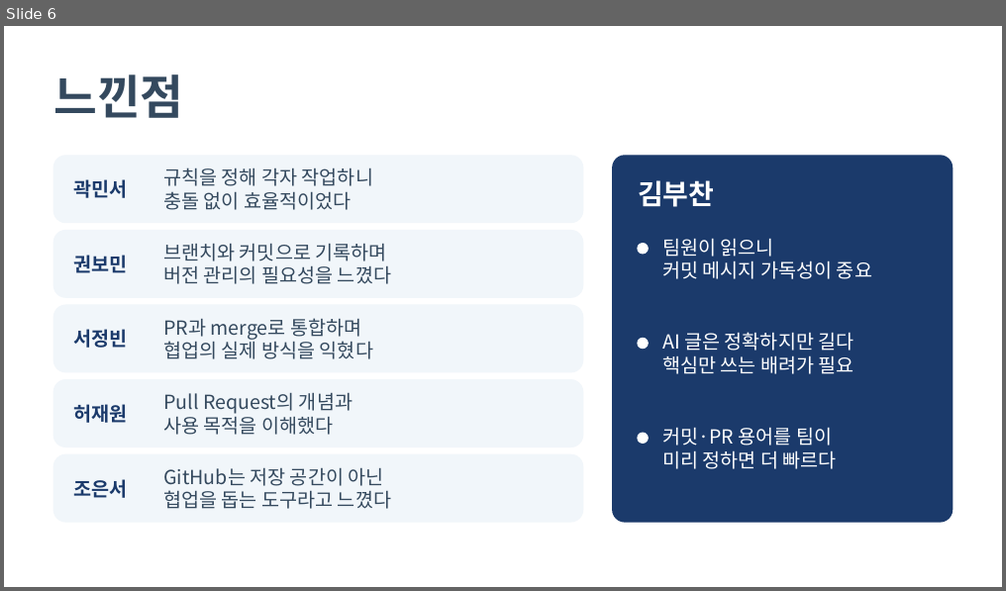
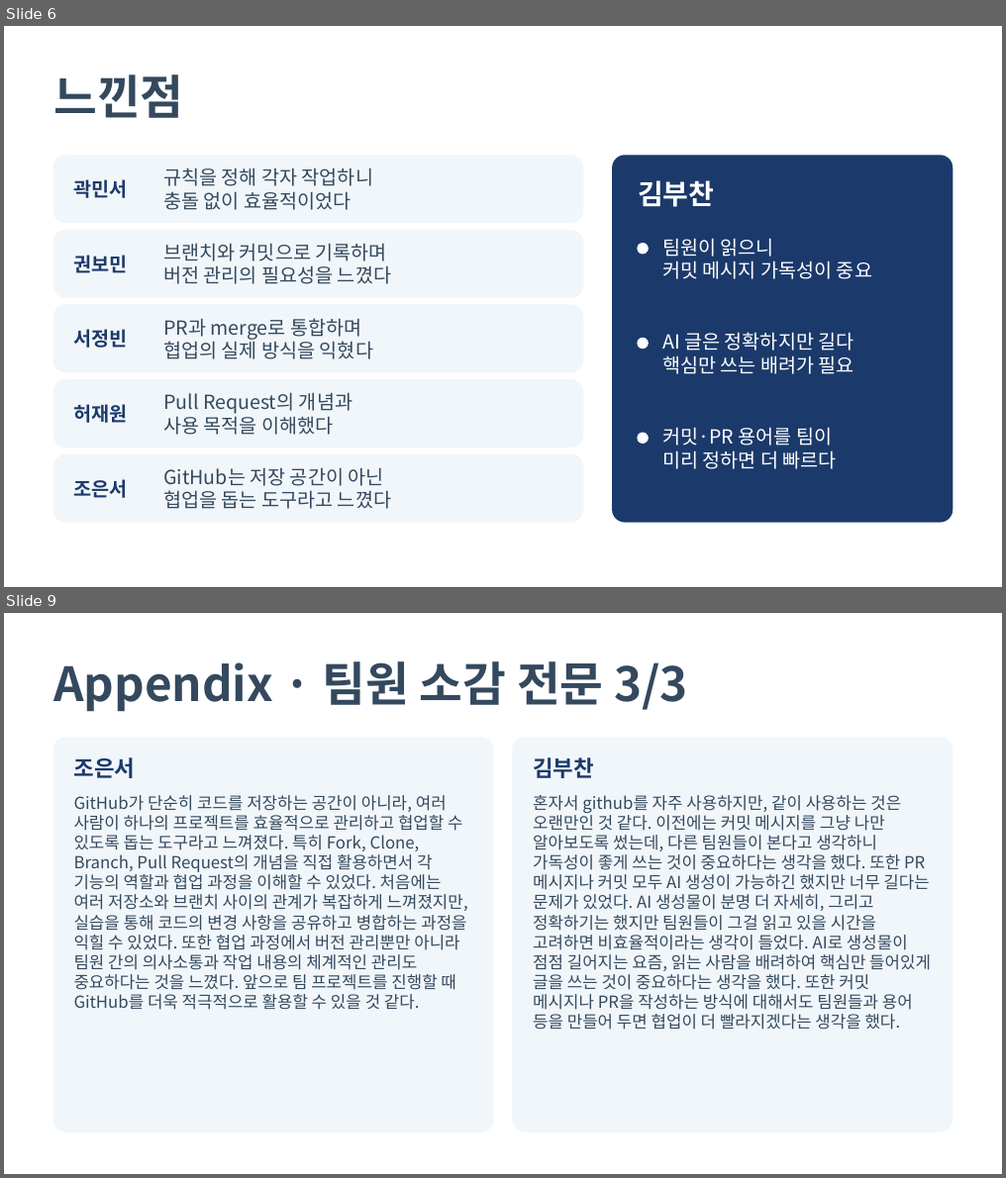
Before and after one commit to nahcub/bird_guide, a slide deck: presentation/bird_guide_presentation.pptx. Shown one above the other, each under a label of ours: slide 6 before the commit, slides 6 and 9 after it; the slides between them are not shown. The pictures are 1006x591 and 1006x1178 pixels, drawn with LibreOffice and Linux fonts; fonts in the diff are those of the drawing. Boxes give left, top, right and bottom in pixels: in the first picture for what was removed or moved away, otherwise in the second. Text is boxed around its words. In the diff, an @@ line names an element or a change of style, - is before the commit and + after.

```diff
--- a/presentation/bird_guide_presentation.pptx
+++ b/presentation/bird_guide_presentation.pptx
@@ slide 9 added at [4,613,1002,1174], background #FFFFFF @@
@@ text added at [54,662,689,712], 34 pt, text #34495E, bold @@
+Appendix · 팀원 소감 전문 3/3
@@ rounded rectangle added at [54,738,493,1132], fill #F1F6FA, outline #F1F6FA 1 pt @@
@@ text added at [74,758,136,778], 16 pt, text #1B3A6B, bold @@
+조은서
@@ rounded rectangle added at [513,738,952,1132], fill #F1F6FA, outline #F1F6FA 1 pt @@
@@ text added at [533,758,594,778], 16 pt, text #1B3A6B, bold @@
+김부찬
@@ text added at [74,795,468,1010], 12 pt, text #34495E @@
+GitHub가 단순히 코드를 저장하는 공간이 아니라, 여러 사람이 하나의 프로젝트를 효율적으로 관리하고 협업할 수 있도록 돕는 도구라고 느껴졌다. 특히 Fork, Clone, Branch, Pull Request의 개념을 직접 활용하면서 각 기능의 역할과 협업 과정을 이해할 수 있었다. 처음에는 여러 저장소와 브랜치 사이의 관계가 복잡하게 느껴졌지만, 실습을 통해 코드의 변경 사항을 공유하고 병합하는 과정을 익힐 수 있었다. 또한 협업 과정에서 버전 관리뿐만 아니라 팀원 간의 의사소통과 작업 내용의 체계적인 관리도 중요하다는 것을 느꼈다. 앞으로 팀 프로젝트를 진행할 때 GitHub를 더욱 적극적으로 활용할 수 있을 것 같다.
@@ text added at [533,795,931,1030], 12 pt, text #34495E @@
+혼자서 github를 자주 사용하지만, 같이 사용하는 것은 오랜만인 것 같다. 이전에는 커밋 메시지를 그냥 나만 알아보도록 썼는데, 다른 팀원들이 본다고 생각하니 가독성이 좋게 쓰는 것이 중요하다는 생각을 했다. 또한 PR 메시지나 커밋 모두 AI 생성이 가능하긴 했지만 너무 길다는 문제가 있었다. AI 생성물이 분명 더 자세히, 그리고 정확하기는 했지만 팀원들이 그걸 읽고 있을 시간을 고려하면 비효율적이라는 생각이 들었다. AI로 생성물이 점점 길어지는 요즘, 읽는 사람을 배려하여 핵심만 들어있게 글을 쓰는 것이 중요하다는 생각을 했다. 또한 커밋 메시지나 PR을 작성하는 방식에 대해서도 팀원들과 용어 등을 만들어 두면 협업이 더 빨라지겠다는 생각을 했다.
```
Also in this commit, not shown: 1 slide changed, 2 other slides added.
